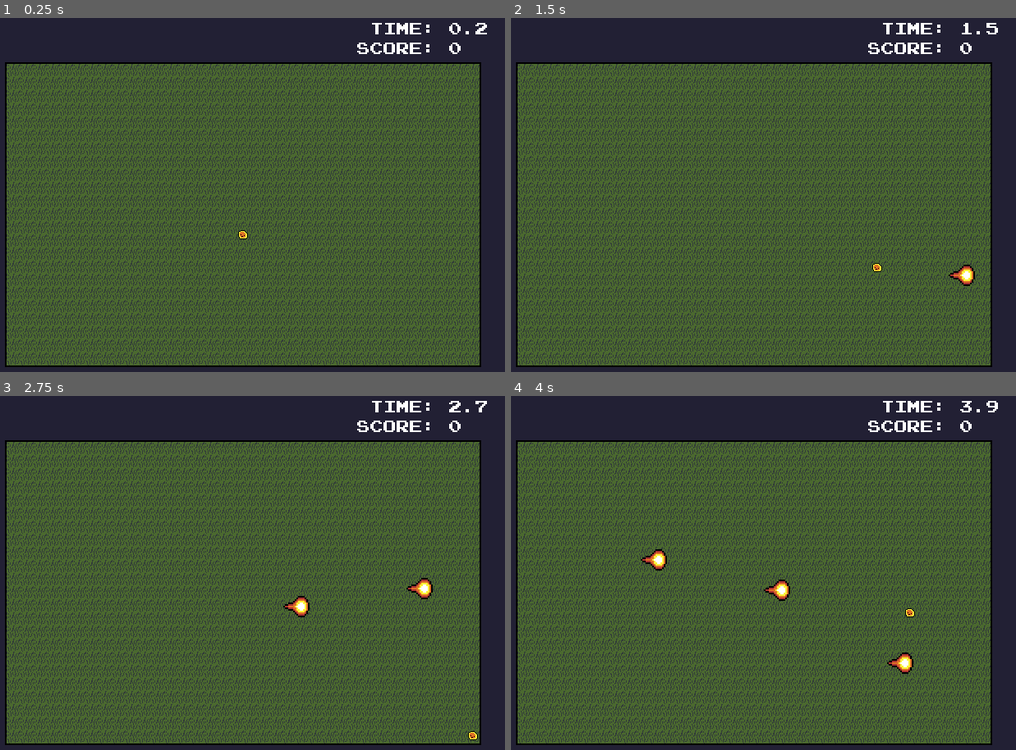
Above: before the commit, frames 1-4 (two rows, left to right).
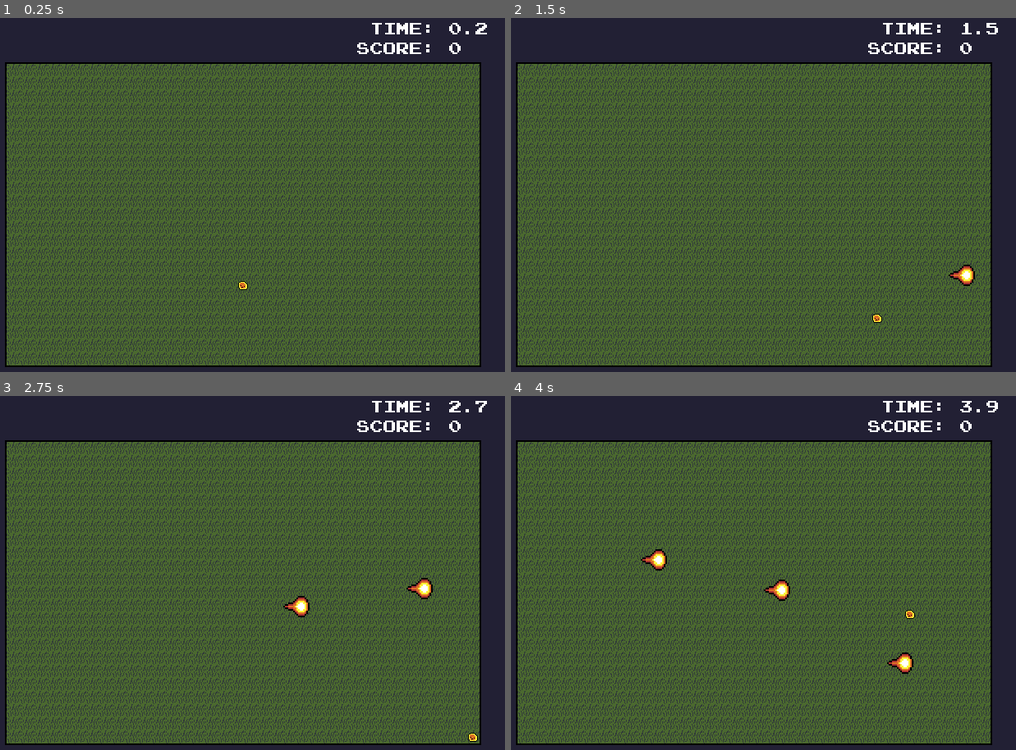
Above: after the commit, the same moments.

Repository: JamesFerchak/Godot-BulletHell
Game: Godot game, scene res://Level/level.tscn
The game is run twice, just before and just after one commit, with the same random seed, the same clock (stepped at 60 frames per second) and the same inputs. The project has no main scene, so this scene is started directly.
Inputs:
- Up to frame 1 (0.25 s): no input
- Up to frame 2 (1.5 s): hold D (RIGHT) 0.53-1.28 s; hold S (DOWN) from 1.28 s (still down)
- Up to frame 3 (2.75 s): release S (DOWN) at 2.03 s; hold D (RIGHT) from 2.03 s (still down)
- Up to frame 4 (4 s): release D (RIGHT) at 2.78 s; hold W (UP) 2.78-3.53 s; hold A (LEFT) from 3.53 s (still down)

The runs differ from the first frame. In frame 1, less than 0.1% of the frame differs, in the area x 47-50%, y 59-77%; in frame 2, less than 0.1%; in frame 3, less than 0.1%; in frame 4, less than 0.1%.

Commit message:
added spacing in scripts for readability

Diff:
--- a/Level/fireball.gd
+++ b/Level/fireball.gd
@@ -3,6 +3,7 @@
 var yrng = RandomNumberGenerator.new()
 var xvelocity
 var yvelocity
+
 # Called when the node enters the scene tree for the first time.
 func _ready():
 	assignspeed(GameplayLogic.bulletspeedx, GameplayLogic.bulletspeedy1, GameplayLogic.bulletspeedy2)
@@ -12,6 +13,7 @@
 func _process(delta):
 	position += transform.x * xvelocity * delta
 	position += transform.y * yvelocity * delta
+
 
 func assignspeed(x,y1,y2):
 	xvelocity = x
--- a/Level/level.tscn
+++ b/Level/level.tscn
@@ -443,7 +443,7 @@
 
 [node name="Player" parent="." instance=ExtResource("1_1207h")]
 top_level = true
-position = Vector2(0, 30)
+position = Vector2(0, 92)
 collision_mask = 2
 
 [node name="Camera2D" type="Camera2D" parent="."]
